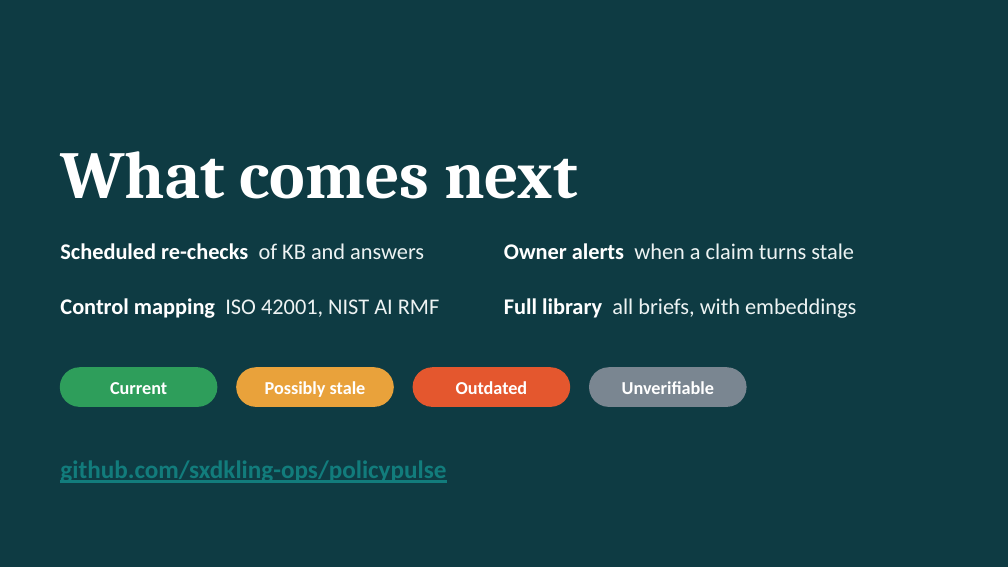
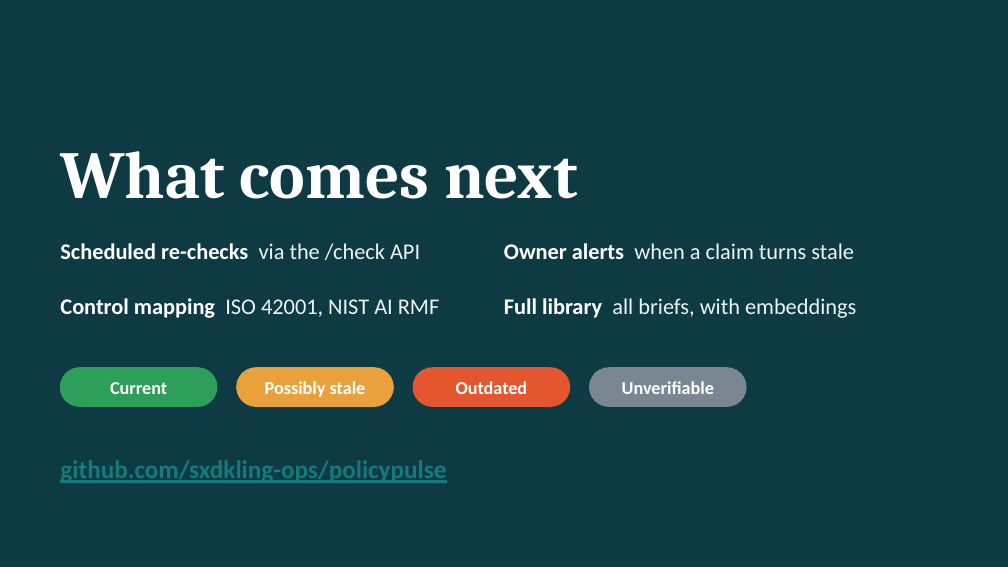
Before and after one commit to sxdkling-ops/policypulse, a slide deck: slide 11 of docs/PolicyPulse_Deck.pptx (slide 10 before the commit). Drawn at 1008x567 pixels with LibreOffice and Linux fonts; fonts in the diff are those of the drawing. Boxes give left, top, right and bottom in pixels: in the first picture for what was removed or moved away, otherwise in the second. Text is boxed around its words. In the diff, an @@ line names an element or a change of style, - is before the commit and + after.

```diff
--- a/docs/PolicyPulse_Deck.pptx
+++ b/docs/PolicyPulse_Deck.pptx
@@ text at (x1=60, y1=243, x2=420, y2=260): text changed @@
-Scheduled re-checks of KB and answers
+Scheduled re-checks via the /check API
```
Also in this commit, not shown: 5 other slides changed, 1 slide added, 14 other files.
